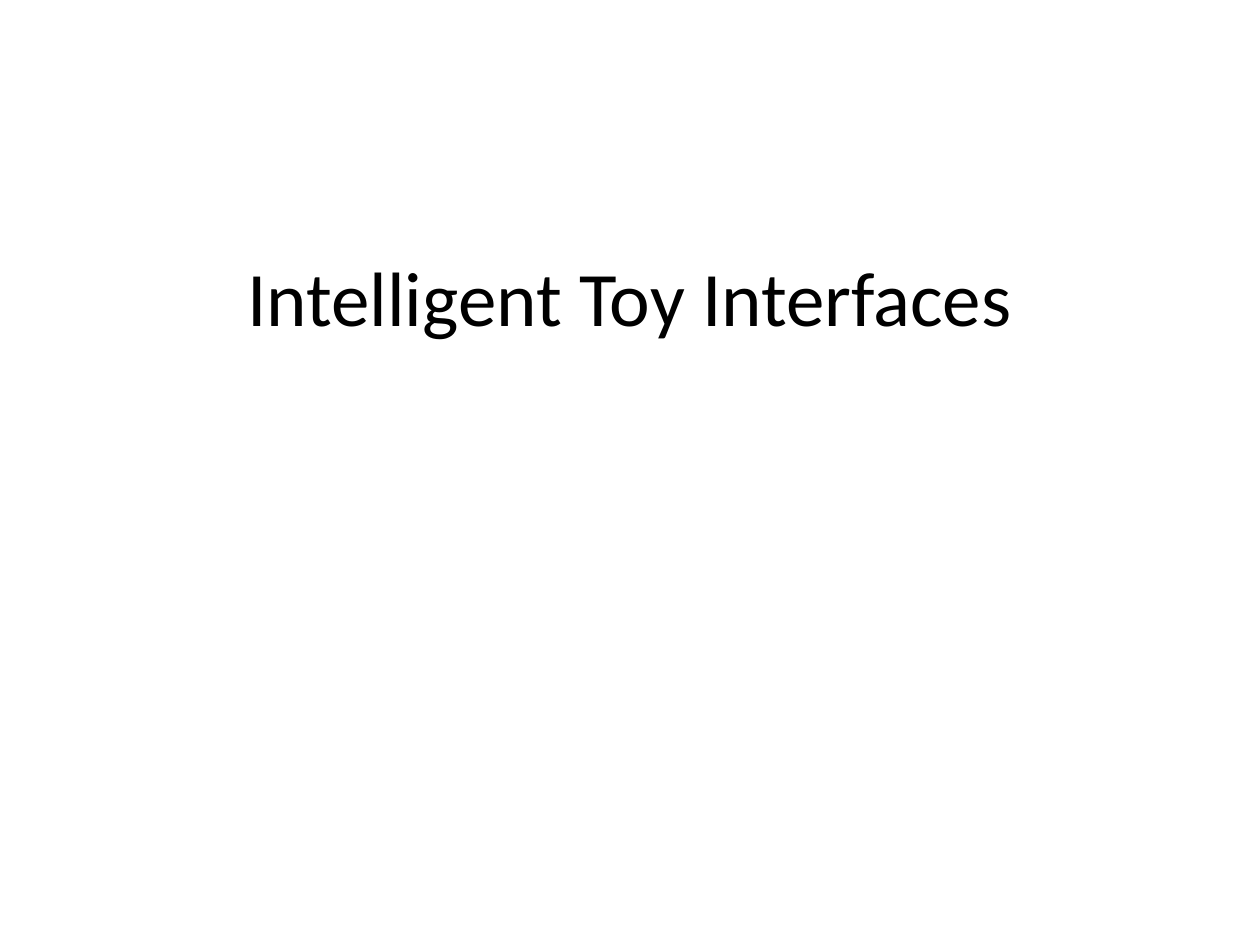
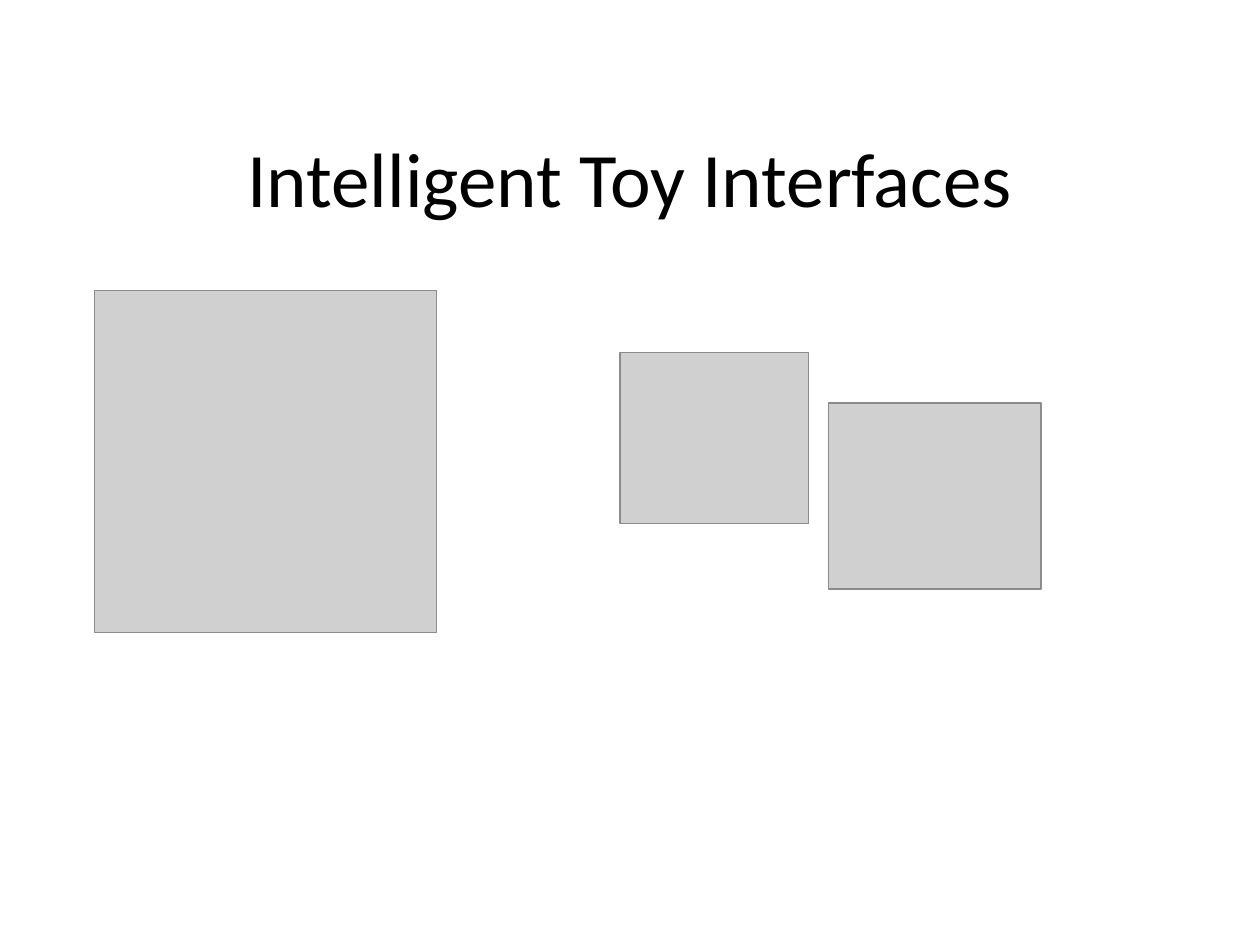
Before and after one commit to AlexJaeger/presfyp, a slide deck: slide 1 of Presentation.pptx. Drawn at 1260x945 pixels with LibreOffice and Linux fonts; fonts in the diff are those of the drawing; grey boxes stand for pictures; background and template pictures are left out. Boxes give left, top, right and bottom in pixels: in the first picture for what was removed or moved away, otherwise in the second. Text is boxed around its words. In the diff, an @@ line names an element or a change of style, - is before the commit and + after.

Commit message:
ppt stuff

```diff
--- a/Presentation.pptx
+++ b/Presentation.pptx
@@ title "Intelligent Toy Interfaces": place and size @@
-title "Intelligent Toy Interfaces" at box(247, 272, 1011, 340)
+title "Intelligent Toy Interfaces" at box(247, 153, 1012, 221)
@@ picture added at box(94, 291, 437, 634) @@
@@ picture added at box(620, 353, 808, 524) @@
@@ picture added at box(828, 403, 1041, 590) @@
```
Also in this commit, not shown: 1 other slide changed, 6 slides added, 4 other files.
